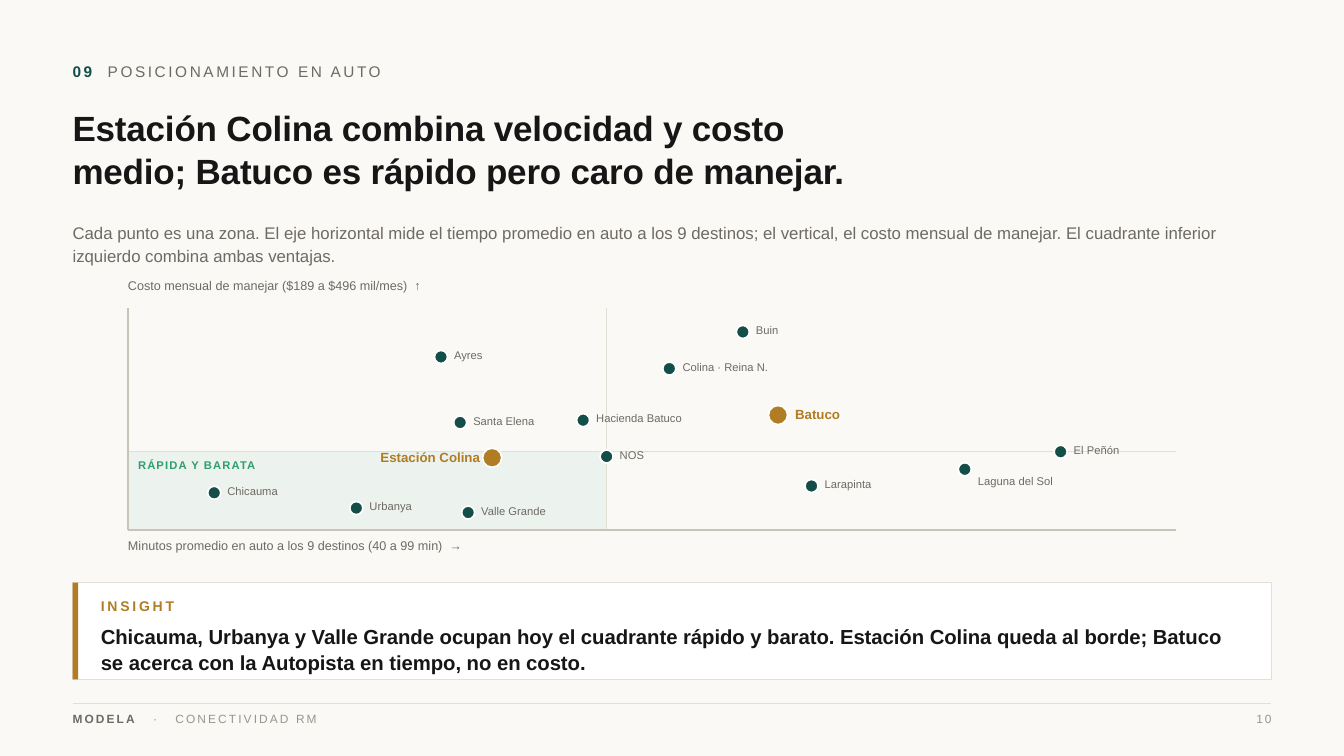
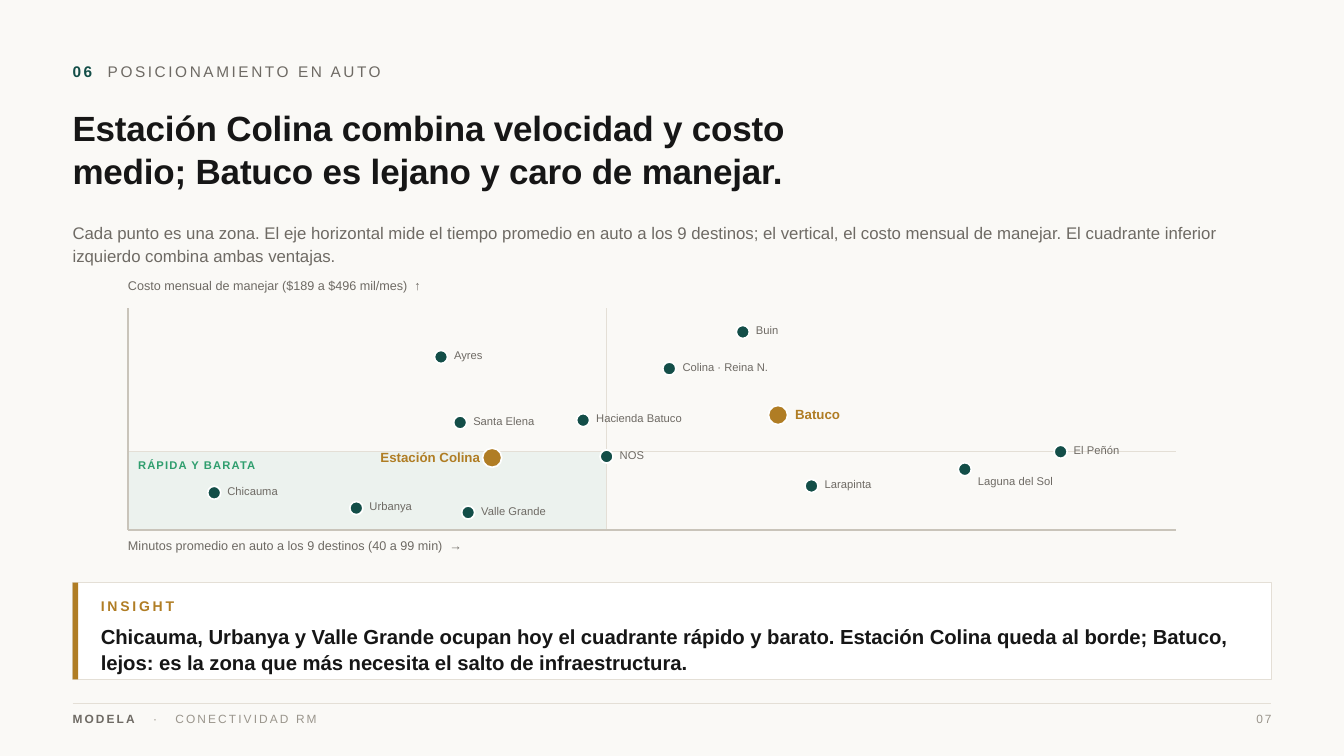
Before and after one commit to modela-simulador/modela-simulador, a slide deck: slide 7 of public/conectividad/Conectividad-Modela.pptx (slide 10 before the commit). Drawn at 1344x756 pixels with LibreOffice and Linux fonts; fonts in the diff are those of the drawing. Boxes give left, top, right and bottom in pixels: in the first picture for what was removed or moved away, otherwise in the second. Text is boxed around its words. In the diff, an @@ line names an element or a change of style, - is before the commit and + after.

```diff
--- a/public/conectividad/Conectividad-Modela.pptx
+++ b/public/conectividad/Conectividad-Modela.pptx
@@ text at (73,158,783,191): text changed @@
-medio; Batuco es rápido pero caro de manejar.
+medio; Batuco es lejano y caro de manejar.
@@ text at (101,629,1227,675): text changed @@
-Chicauma, Urbanya y Valle Grande ocupan hoy el cuadrante rápido y barato. Estación Colina queda al borde; Batuco se acerca con la Autopista en tiempo, no en costo.
+Chicauma, Urbanya y Valle Grande ocupan hoy el cuadrante rápido y barato. Estación Colina queda al borde; Batuco, lejos: es la zona que más necesita el salto de infraestructura.
@@ text at (1256,715,1271,723): text changed @@
-10
+07
```
Also in this commit, not shown: 12 other slides changed, 33 other files.
